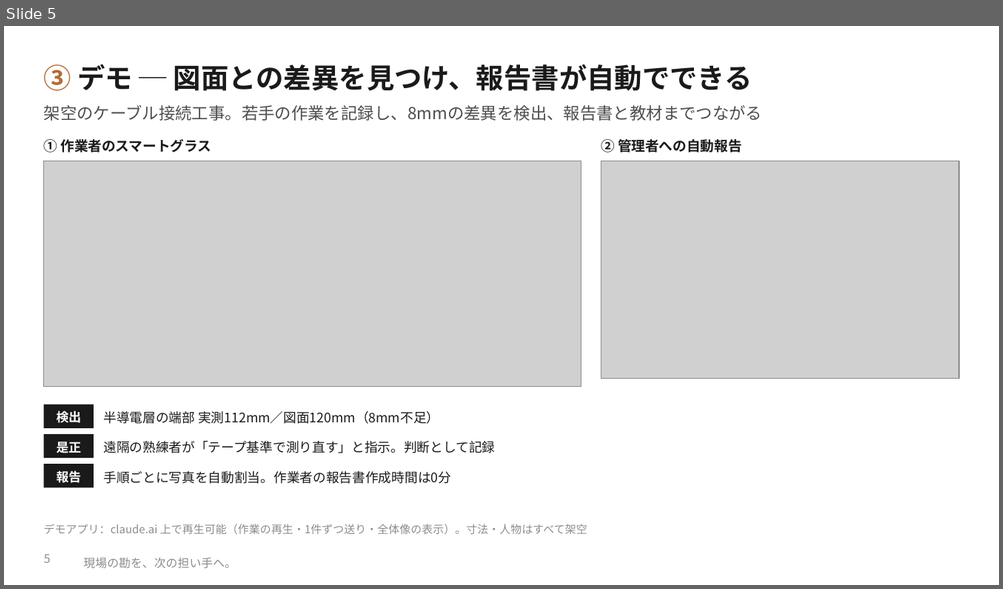
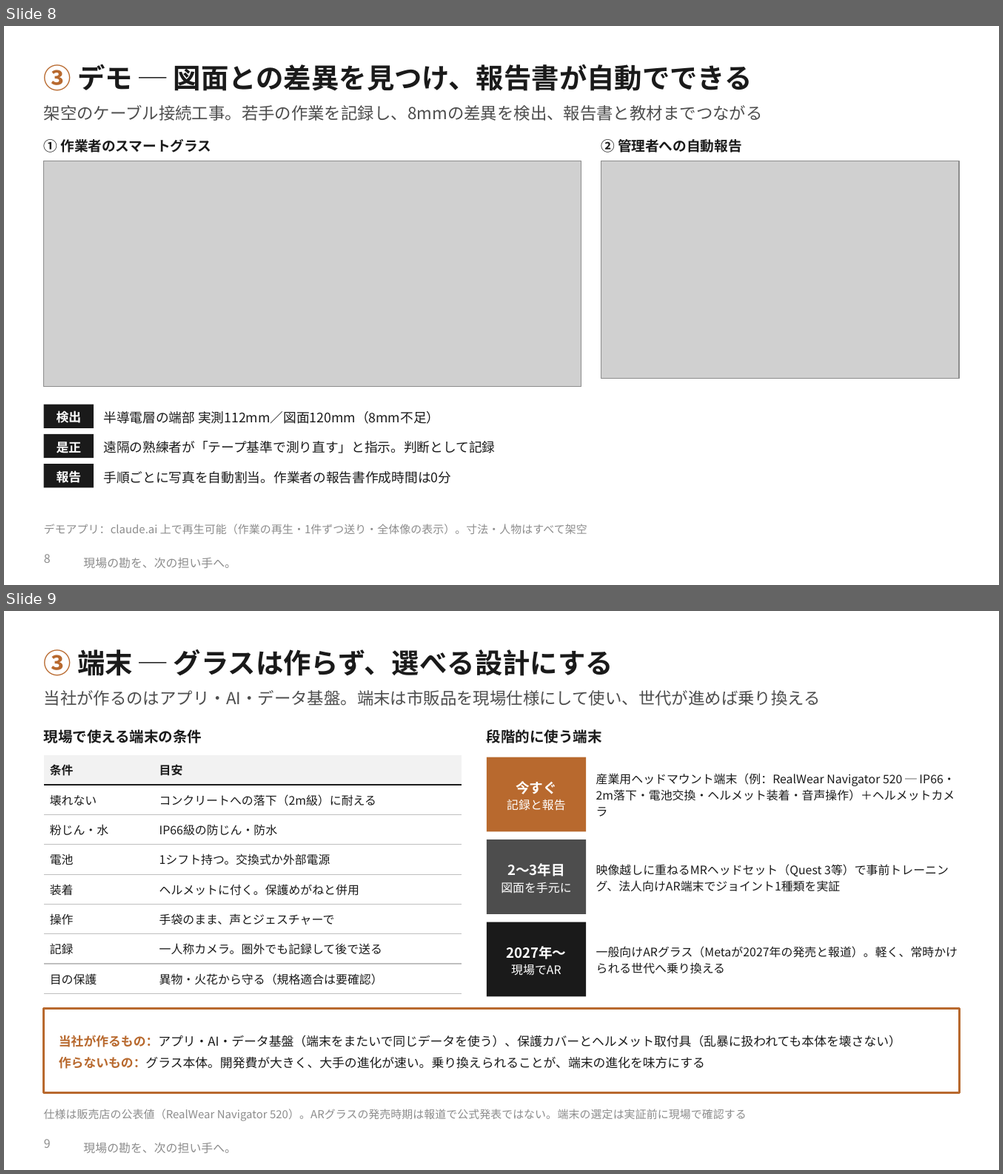
Before and after one commit to SEITOSHIKI/-ai-commute-audio-, a slide deck: deck/令和の虎_事業計画書_三現ワークス.pptx. Shown one above the other, each under a label of ours: slide 5 before the commit, slides 8 and 9 after it. The pictures are 1003x589 and 1003x1174 pixels, drawn with LibreOffice and Linux fonts; fonts in the diff are those of the drawing; grey boxes stand for pictures; background and template pictures are left out. Boxes give left, top, right and bottom in pixels: in the first picture for what was removed or moved away, otherwise in the second. Text is boxed around its words. In the diff, an @@ line names an element or a change of style, - is before the commit and + after.

```diff
--- a/deck/令和の虎_事業計画書_三現ワークス.pptx
+++ b/deck/令和の虎_事業計画書_三現ワークス.pptx
@@ slide 9 added at (x1=4, y1=611, x2=999, y2=1170), background #FFFFFF; not listed: 1 template element that a slide beside it also shows @@
@@ text added at (x1=44, y1=649, x2=614, y2=676), 20 pt, text #1A1A1A, bold @@
+③ 端末 ─ グラスは作らず、選べる設計にする
@@ text added at (x1=44, y1=690, x2=820, y2=706), 12 pt, text #4D4D4D @@
+当社が作るのはアプリ・AI・データ基盤。端末は市販品を現場仕様にして使い、世代が進めば乗り換える
@@ text added at (x1=44, y1=729, x2=202, y2=743), 10.5 pt, text #1A1A1A, bold @@
+現場で使える端末の条件
@@ text added at (x1=486, y1=729, x2=602, y2=743), 10.5 pt, text #1A1A1A, bold @@
+段階的に使う端末
@@ table added at (x1=44, y1=755, x2=461, y2=988), 8 rows, 2 columns @@
+条件 | 目安
+壊れない | コンクリートへの落下（2m級）に耐える
+粉じん・水 | IP66級の防じん・防水
+電池 | 1シフト持つ。交換式か外部電源
+装着 | ヘルメットに付く。保護めがねと併用
+操作 | 手袋のまま、声とジェスチャーで
+記録 | 一人称カメラ。圏外でも記録して後で送る
+目の保護 | 異物・火花から守る（規格適合は要確認）
@@ rectangle added at (x1=486, y1=758, x2=586, y2=832), fill #B8692E @@
@@ text added at (x1=506, y1=781, x2=565, y2=811), 8.5 pt, text #FFFFFF @@
+今すぐ
+記録と報告
@@ text added at (x1=596, y1=773, x2=955, y2=817), 8.5 pt, text #1A1A1A @@
+産業用ヘッドマウント端末（例：RealWear Navigator 520 ─ IP66・2m落下・電池交換・ヘルメット装着・音声操作）＋ヘルメットカメラ
@@ rectangle added at (x1=486, y1=840, x2=586, y2=914), fill #4D4D4D @@
@@ text added at (x1=501, y1=863, x2=571, y2=894), 8.5 pt, text #FFFFFF @@
+2〜3年目
+図面を手元に
@@ text added at (x1=596, y1=864, x2=948, y2=892), 8.5 pt, text #1A1A1A @@
+映像越しに重ねるMRヘッドセット（Quest 3等）で事前トレーニング、法人向けAR端末でジョイント1種類を実証
@@ rectangle added at (x1=486, y1=923, x2=586, y2=997), fill #1A1A1A @@
@@ text added at (x1=506, y1=946, x2=566, y2=976), 10 pt, text #FFFFFF, bold @@
+2027年〜
+現場でAR
@@ text added at (x1=596, y1=946, x2=957, y2=974), 8.5 pt, text #1A1A1A @@
+一般向けARグラス（Metaが2027年の発売と報道）。軽く、常時かけられる世代へ乗り換える
@@ rectangle added at (x1=44, y1=1009, x2=959, y2=1093), fill #FFFFFF, outline #B8692E 1.5 pt @@
@@ text added at (x1=59, y1=1035, x2=901, y2=1069), 9 pt, text #1A1A1A @@
+当社が作るもの：アプリ・AI・データ基盤（端末をまたいで同じデータを使う）、保護カバーとヘルメット取付具（乱暴に扱われても本体を壊さない）
+作らないもの：グラス本体。開発費が大きく、大手の進化が速い。乗り換えられることが、端末の進化を味方にする
@@ text added at (x1=44, y1=1109, x2=746, y2=1122), 8 pt, text #8C8C8C @@
+仕様は販売店の公表値（RealWear Navigator 520）。ARグラスの発売時期は報道で公式発表ではない。端末の選定は実証前に現場で確認する
@@ page number added at (x1=44, y1=1139, x2=51, y2=1148), 8.5 pt, text #8C8C8C @@
+9
@@ what was slide 5 is now slide 8 @@
@@ page number at (x1=44, y1=554, x2=51, y2=563): text changed @@
-5
+8
```
Also in this commit, not shown: 4 slides changed, 3 other slides added, 13 other files.
